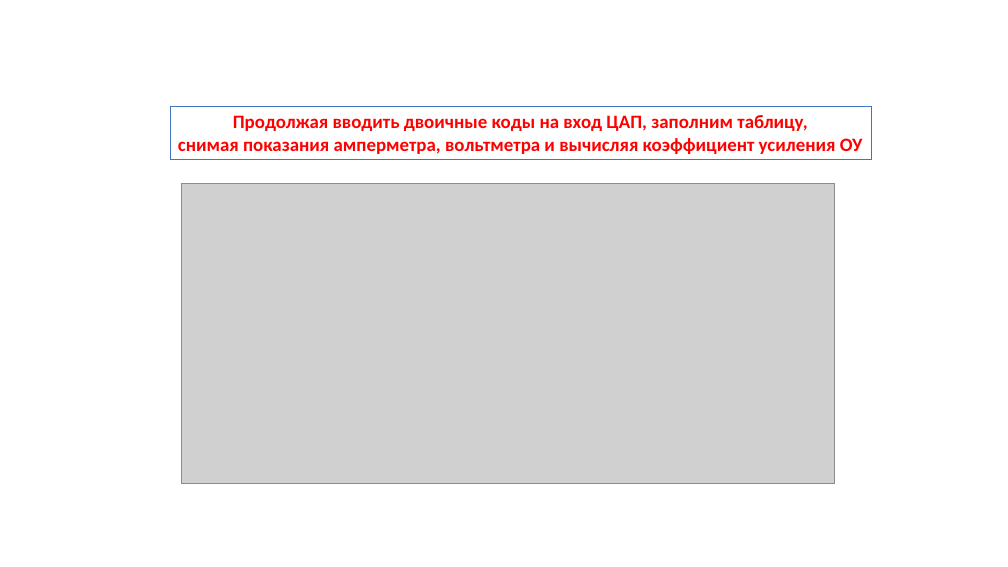
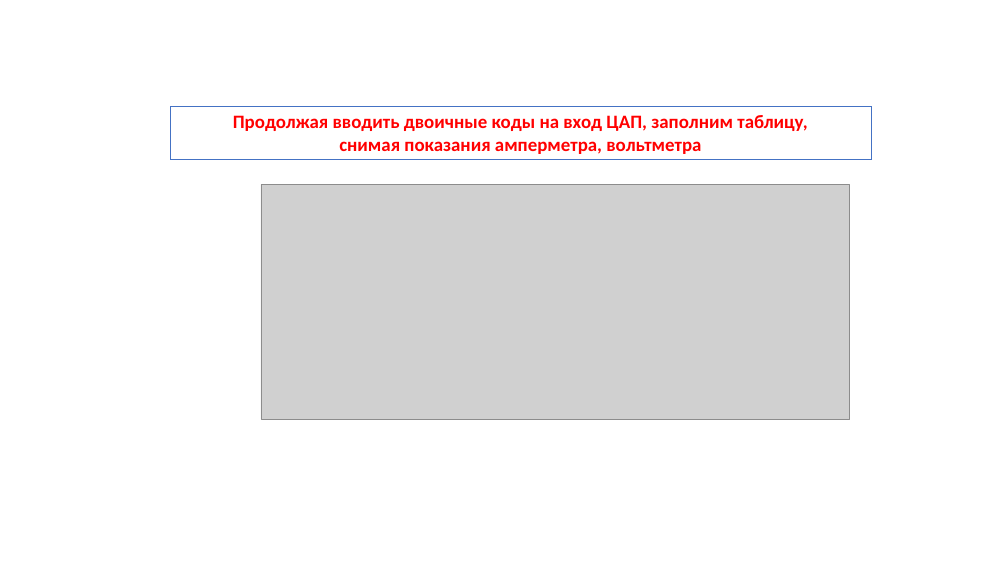
Before and after one commit to AnasEfi/silver-pestic, a slide deck: slide 13 of рубеж 3/презы/ЦАП.pptx. Drawn at 1008x567 pixels with LibreOffice and Linux fonts; fonts in the diff are those of the drawing; grey boxes stand for pictures. Boxes give left, top, right and bottom in pixels: in the first picture for what was removed or moved away, otherwise in the second. Text is boxed around its words. In the diff, an @@ line names an element or a change of style, - is before the commit and + after.

```diff
--- a/рубеж 3/презы/ЦАП.pptx
+++ b/рубеж 3/презы/ЦАП.pptx
@@ text in rectangle at bbox=[339, 141, 701, 154]: text changed @@
-снимая показания амперметра, вольтметра и вычисляя коэффициент усиления ОУ
+снимая показания амперметра, вольтметра
@@ picture: place and size @@
-picture at bbox=[181, 184, 835, 484]
+picture at bbox=[261, 185, 849, 419]
```
Also in this commit, not shown: 9 other slides changed, 12 other files.
